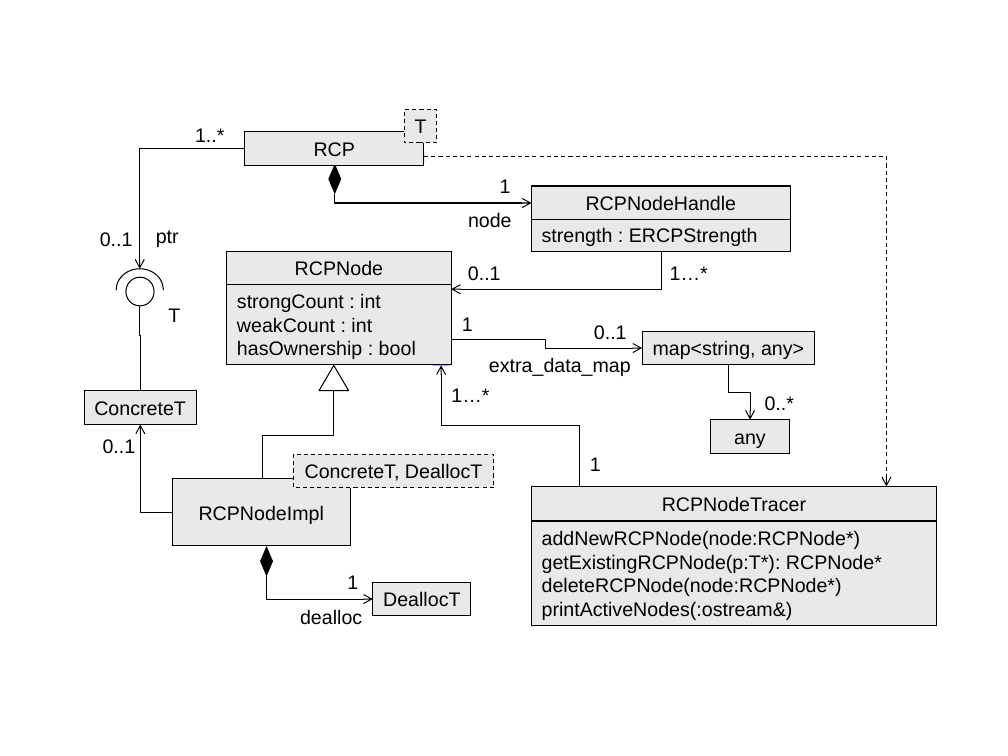
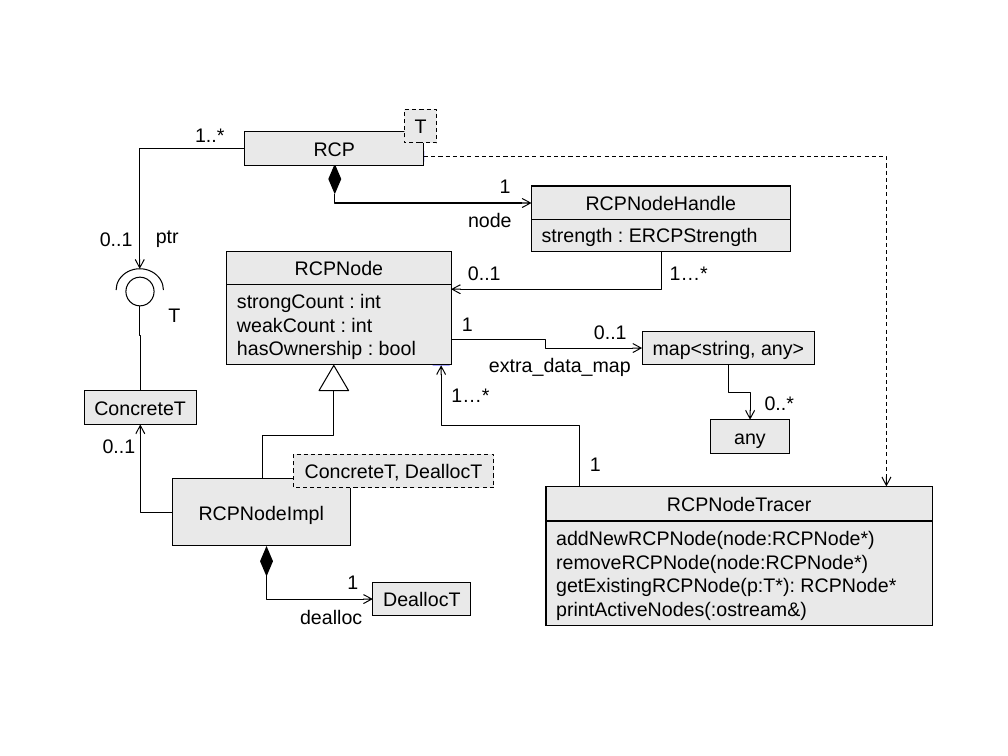
Before and after one commit to bartlettroscoe/TeuchosMMDocs, a slide deck: slide 1 of memory_management_report/TeuchosRCPDesign.ppt. Drawn at 1008x756 pixels with LibreOffice and Linux fonts; fonts in the diff are those of the drawing. Boxes give left, top, right and bottom in pixels: in the first picture for what was removed or moved away, otherwise in the second. Text is boxed around its words. In the diff, an @@ line names an element or a change of style, - is before the commit and + after.

```diff
--- a/memory_management_report/TeuchosRCPDesign.ppt
+++ b/memory_management_report/TeuchosRCPDesign.ppt
@@ rectangle "RCPNodeTracer": place and size @@
-rectangle "RCPNodeTracer" at (531,487,936,520)
+rectangle "RCPNodeTracer" at (546,487,932,520)
@@ rectangle "addNewRCPNode(node:RCPNode*)": place and size @@
-rectangle "addNewRCPNode(node:RCPNode*)" at (531,521,936,626)
+rectangle "addNewRCPNode(node:RCPNode*)" at (546,521,932,626)
@@ text in rectangle at (556,554,868,573): paragraph added @@
+removeRCPNode(node:RCPNode*)
@@ text in rectangle at (542,577,842,596): paragraph removed @@
-deleteRCPNode(node:RCPNode*)
```
Also in this commit, not shown: 2 other files.
